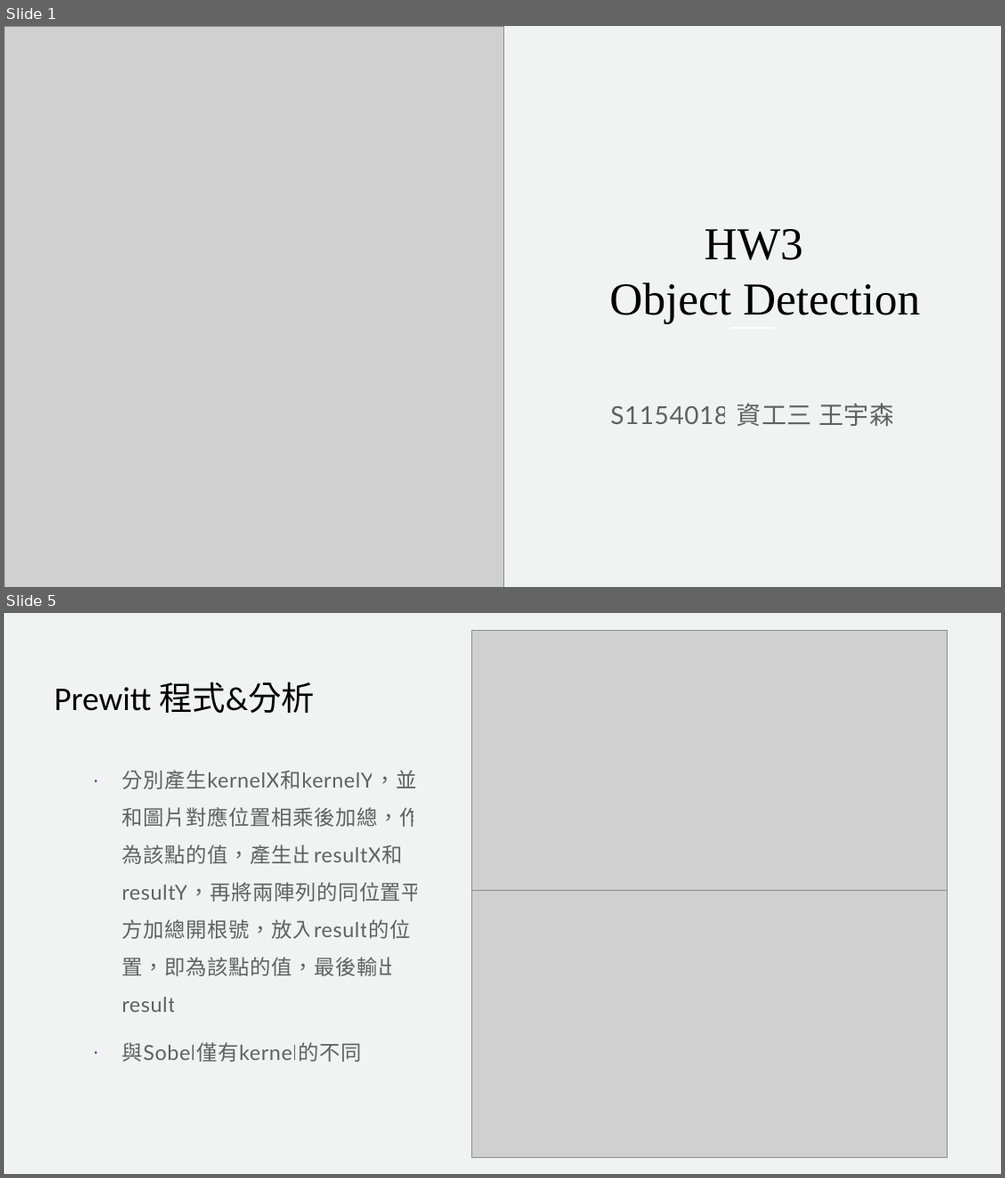
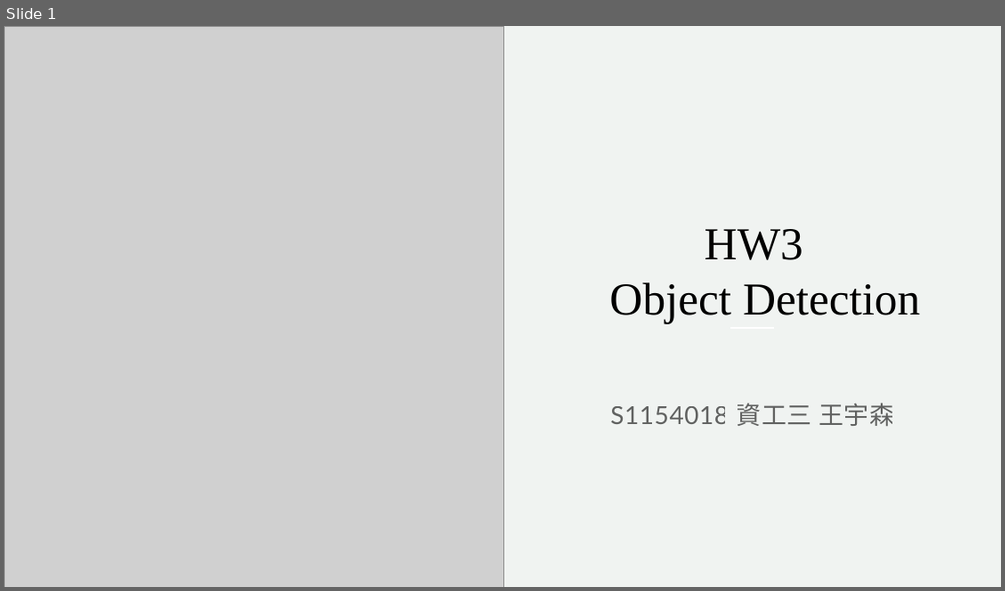
Before and after one commit to s102401002/ComputerVision2024, a slide deck: hw3/HW3_result.pptx. Shown one above the other, each under a label of ours: slides 1 and 5 before the commit, slide 1 after it; the slides between them are not shown. The pictures are 1005x1178 and 1005x591 pixels, drawn with LibreOffice and Linux fonts; fonts in the diff are those of the drawing; grey boxes stand for pictures. Boxes give left, top, right and bottom in pixels: in the first picture for what was removed or moved away, otherwise in the second. Text is boxed around its words. In the diff, an @@ line names an element or a change of style, - is before the commit and + after.

```diff
--- a/hw3/HW3_result.pptx
+++ b/hw3/HW3_result.pptx
@@ slide 5 removed at (4, 613, 1001, 1174), background #F0F3F1 @@
@@ picture removed at (472, 630, 947, 890) @@
@@ title removed at (54, 682, 315, 713) @@
-Prewitt 程式&分析
@@ text removed at (121, 770, 422, 1062) @@
-· 分別產生kernelX和kernelY，並和圖片對應位置相乘後加總，作為該點的值，產生出resultX和resultY，再將兩陣列的同位置平方加總開根號，放入result的位置，即為該點的值，最後輸出result
-· 與Sobel僅有kernel的不同
@@ picture removed at (472, 890, 947, 1158) @@
```
Also in this commit, not shown: 8 slides added, 14 other slides removed, 17 other files.
